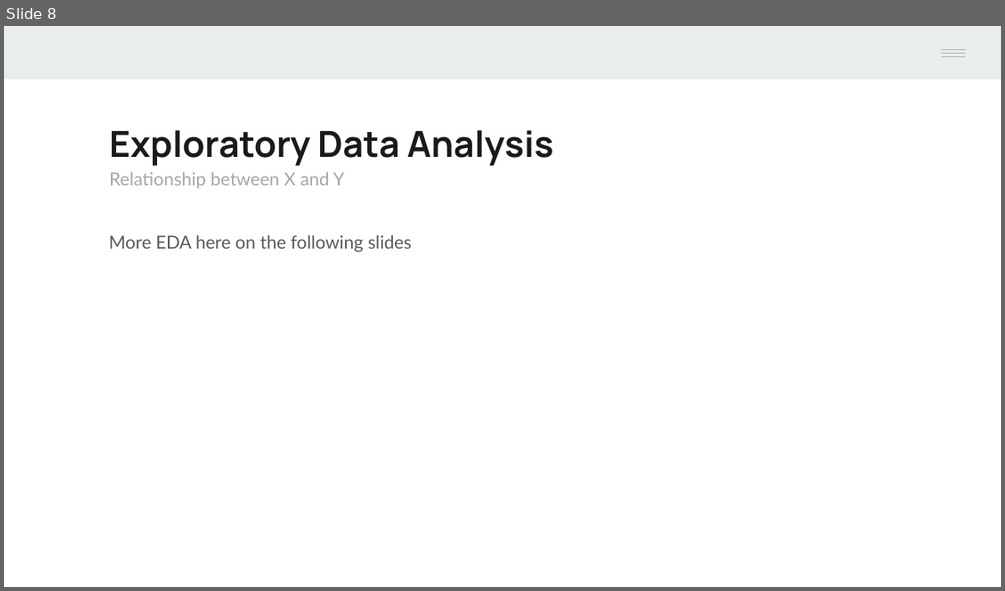
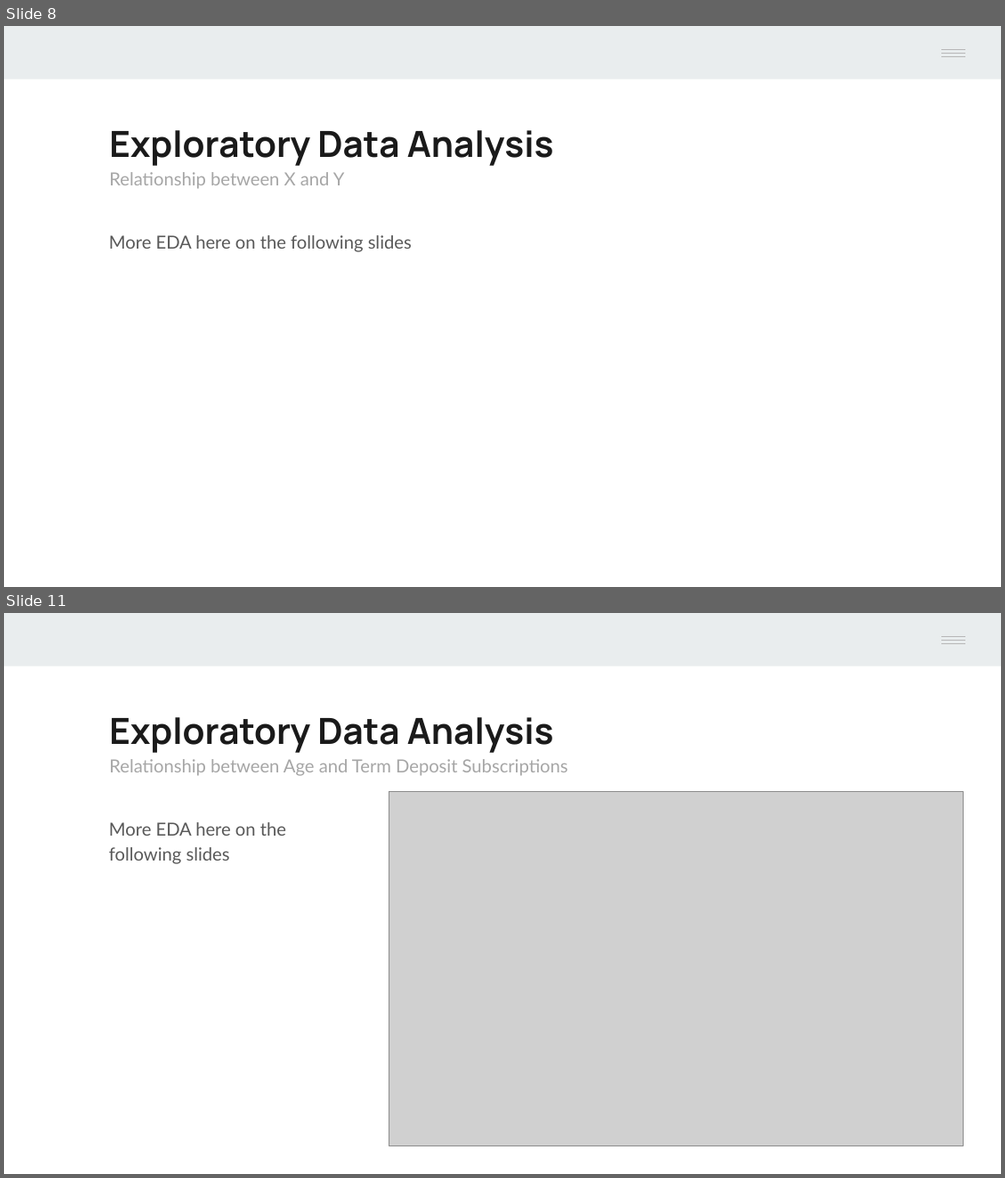
Before and after one commit to Mr-Chang95/Bank-Marketing-Analysis-Logistic-Regression, a slide deck: Project2_Chang_Craus_Yule.pptx. Shown one above the other, each under a label of ours: slide 8 before the commit, slides 8 and 11 after it; the slides between them are not shown. The pictures are 1005x591 and 1005x1178 pixels, drawn with LibreOffice and Linux fonts; fonts in the diff are those of the drawing; grey boxes stand for pictures. Boxes give left, top, right and bottom in pixels: in the first picture for what was removed or moved away, otherwise in the second. Text is boxed around its words. In the diff, an @@ line names an element or a change of style, - is before the commit and + after.

```diff
--- a/Project2_Chang_Craus_Yule.pptx
+++ b/Project2_Chang_Craus_Yule.pptx
@@ slide 11 added at (x1=4, y1=613, x2=1001, y2=1174), background #FFFFFF; not listed: 5 template elements that a slide beside it also shows @@
@@ text added at (x1=109, y1=717, x2=568, y2=776), 13 pt, text #A6A6A6 @@
+Exploratory Data Analysis
+Relationship between Age and Term Deposit Subscriptions
@@ picture added at (x1=388, y1=791, x2=963, y2=1145) @@
@@ text added at (x1=109, y1=822, x2=286, y2=864), 13 pt, text #595959 @@
+More EDA here on the following slides
```
Also in this commit, not shown: 2 slides changed, 1 other slide added.
